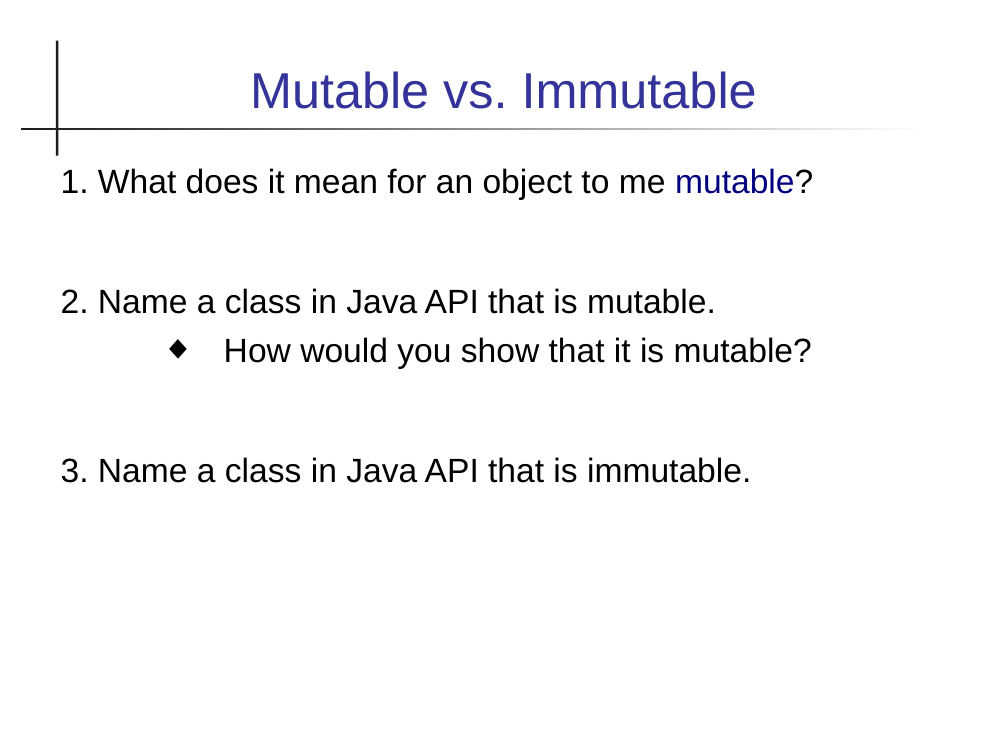
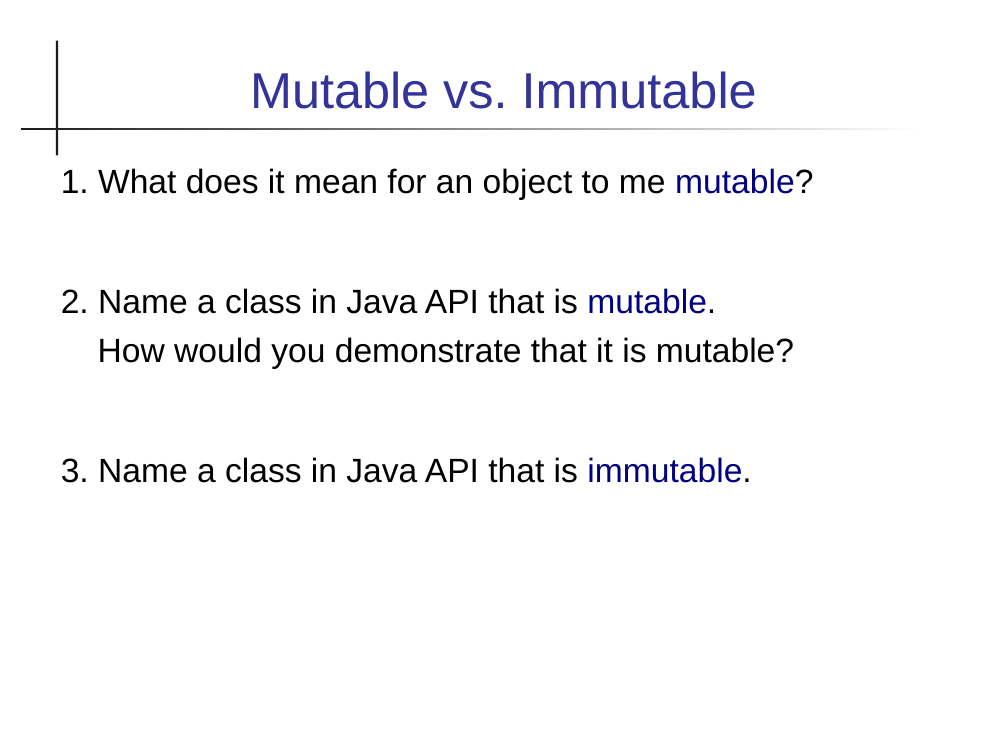
Before and after one commit to skeoop/skeoop.github.io, a slide deck: slide 6 of week5/Announcements.ppt (slide 7 before the commit). Drawn at 1008x756 pixels with LibreOffice and Linux fonts; fonts in the diff are those of the drawing. Boxes give left, top, right and bottom in pixels: in the first picture for what was removed or moved away, otherwise in the second. Text is boxed around its words. In the diff, an @@ line names an element or a change of style, - is before the commit and + after.

```diff
--- a/week5/Announcements.ppt
+++ b/week5/Announcements.ppt
@@ text at bbox=[61, 288, 751, 483]: text colour #000000 to #000080 in "mutable.", "immutable." @@
@@ text at bbox=[98, 337, 794, 369]: text changed @@
-  ◆ How would you show that it is mutable?
+How would you demonstrate that it is mutable?
```
Also in this commit, not shown: 4 other slides changed, 1 slide removed, 17 other files.
